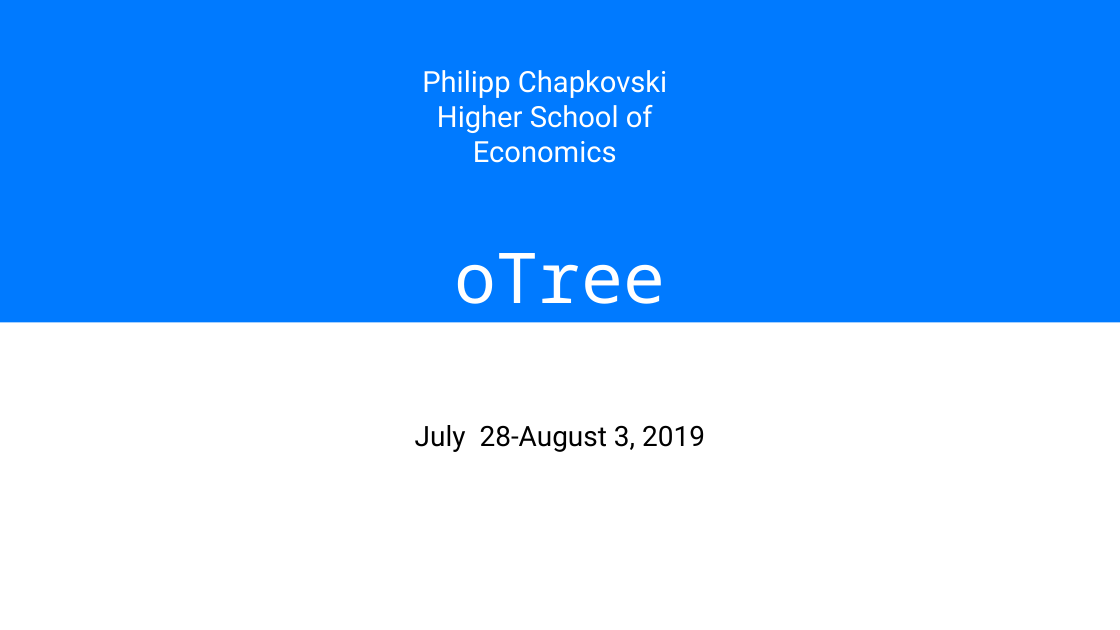
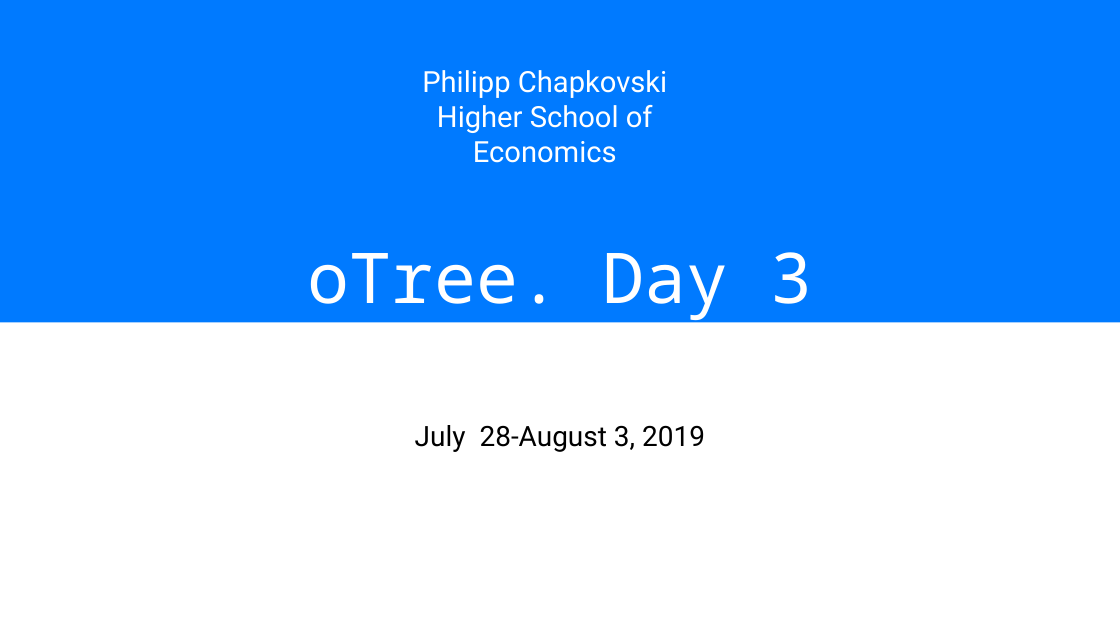
Before and after one commit to chapkovski/uncertainty-summer-school, a slide deck: slide 1 of presentations/frankfurt_july_2019 day3.pptx. Drawn at 1120x630 pixels with LibreOffice and Linux fonts; fonts in the diff are those of the drawing. Boxes give left, top, right and bottom in pixels: in the first picture for what was removed or moved away, otherwise in the second. Text is boxed around its words. In the diff, an @@ line names an element or a change of style, - is before the commit and + after.

```diff
--- a/presentations/frankfurt_july_2019 day3.pptx
+++ b/presentations/frankfurt_july_2019 day3.pptx
@@ title at (x1=308, y1=252, x2=812, y2=320): text changed @@
-oTree
+oTree. Day 3
```
Also in this commit, not shown: 3 other slides changed, 1 slide added, 41 slides removed, 6 other files.
